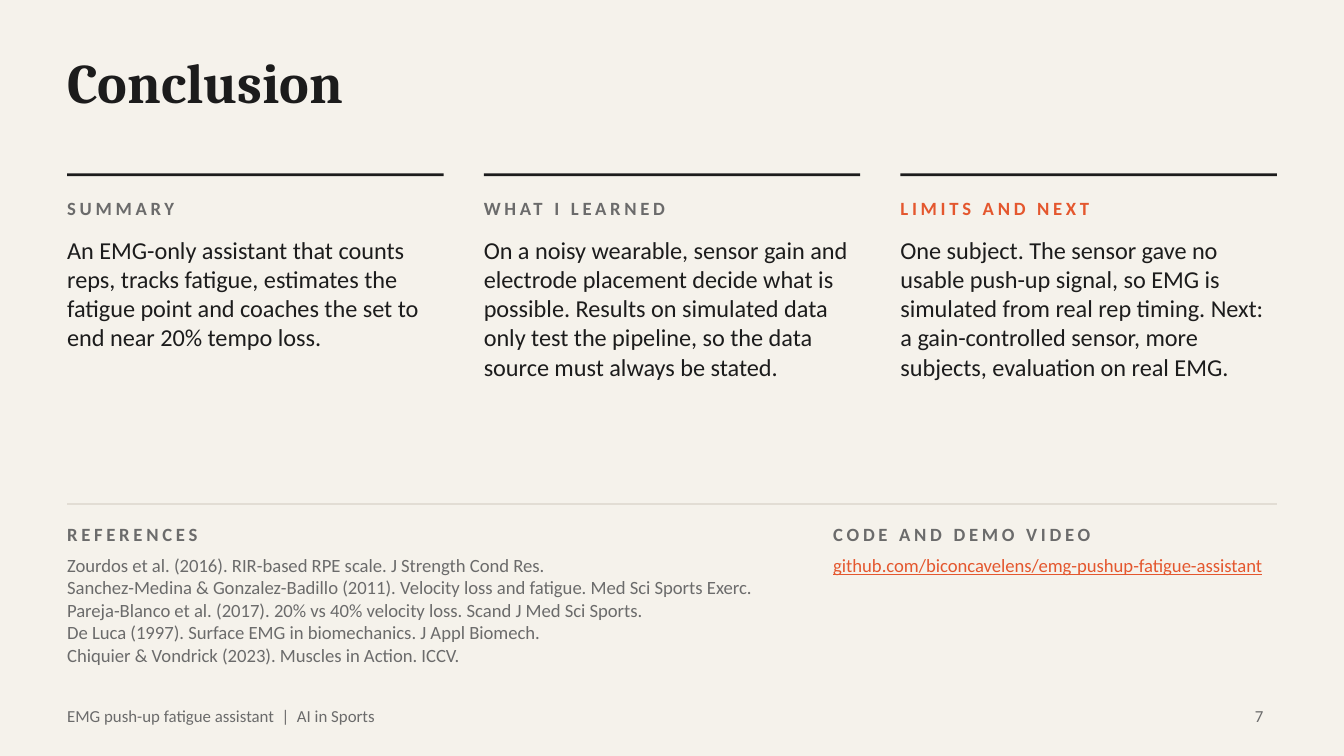
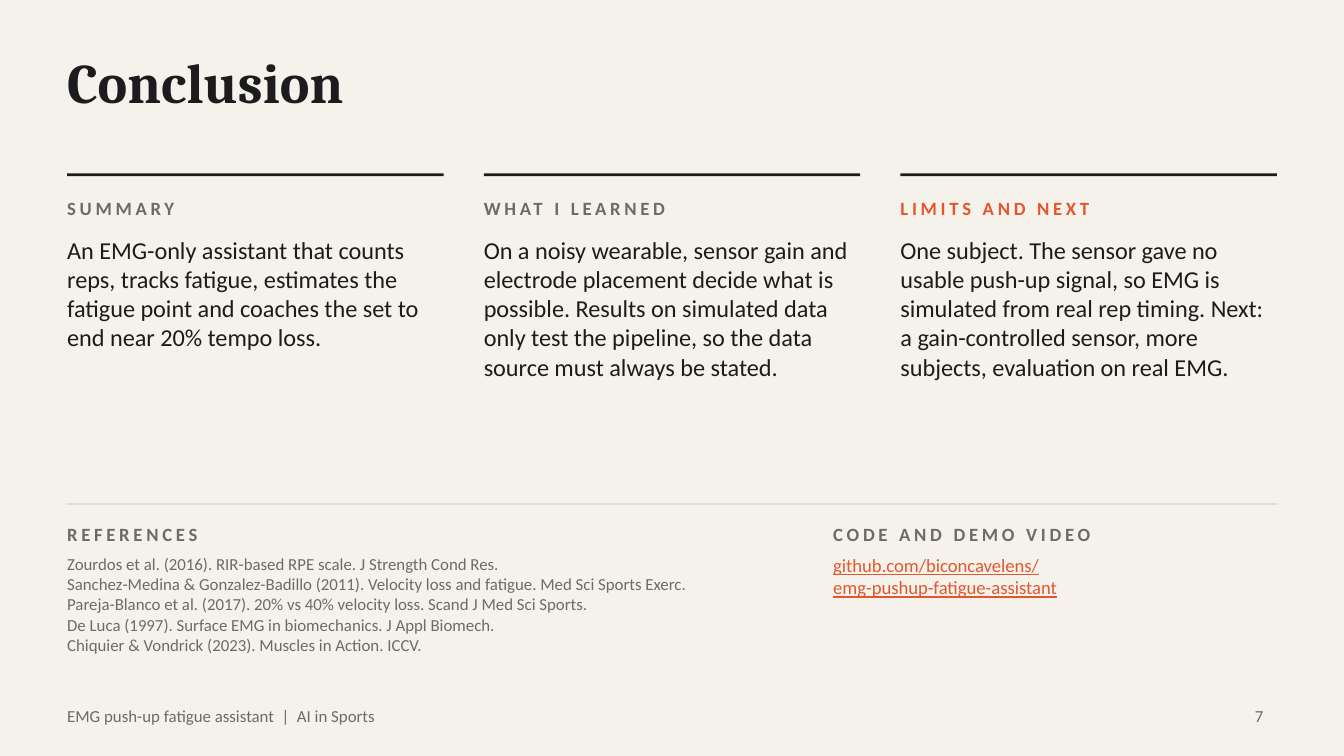
Before and after one commit to biconcavelens/emg-pushup-fatigue-assistant, a slide deck: slide 7 of AI_in_Sports_EMG_Pushup_Fatigue.pptx. Drawn at 1344x756 pixels with LibreOffice and Linux fonts; fonts in the diff are those of the drawing. Boxes give left, top, right and bottom in pixels: in the first picture for what was removed or moved away, otherwise in the second. Text is boxed around its words. In the diff, an @@ line names an element or a change of style, - is before the commit and + after.

Commit message:
Fix link layout

```diff
--- a/AI_in_Sports_EMG_Pushup_Fatigue.pptx
+++ b/AI_in_Sports_EMG_Pushup_Fatigue.pptx
@@ text "Zourdos et al. (2016). RIR-based ..." at (x1=67, y1=558, x2=685, y2=654): size 10 to 9 pt @@
@@ text at (x1=833, y1=559, x2=1057, y2=598): text changed @@
-github.com/biconcavelens/emg-pushup-fatigue-assistant
+github.com/biconcavelens/
+emg-pushup-fatigue-assistant
```
